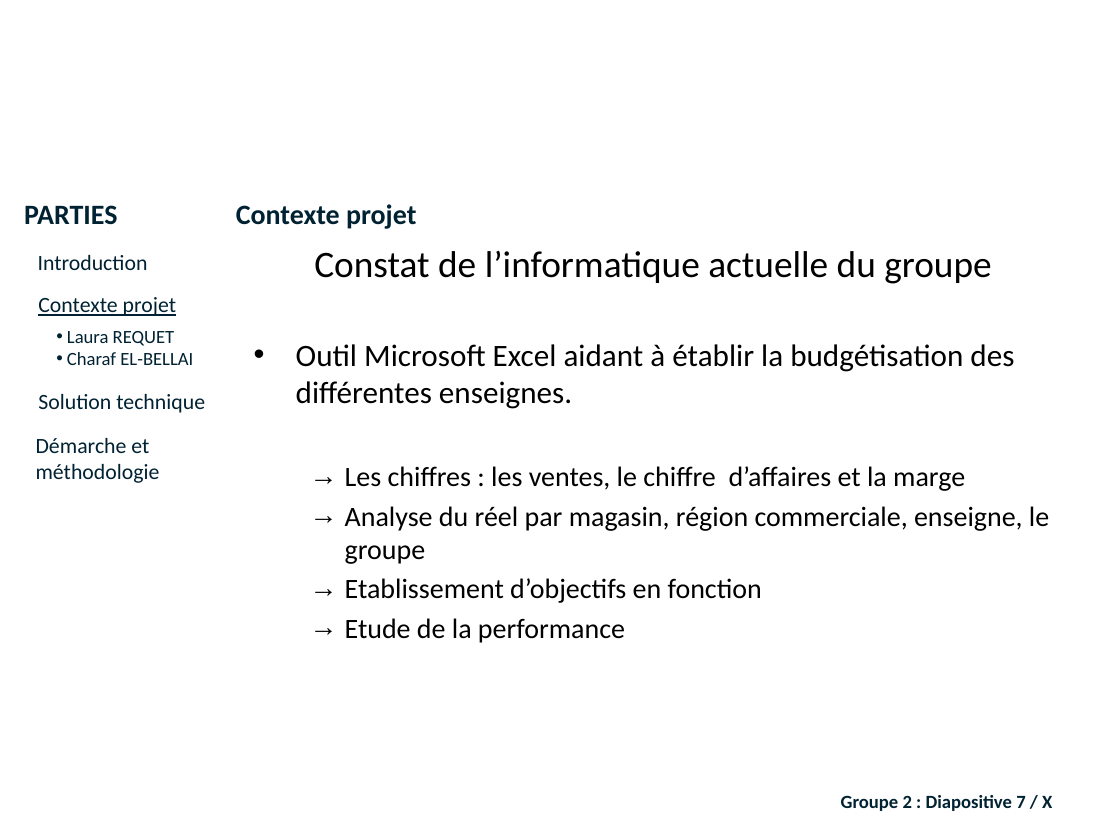
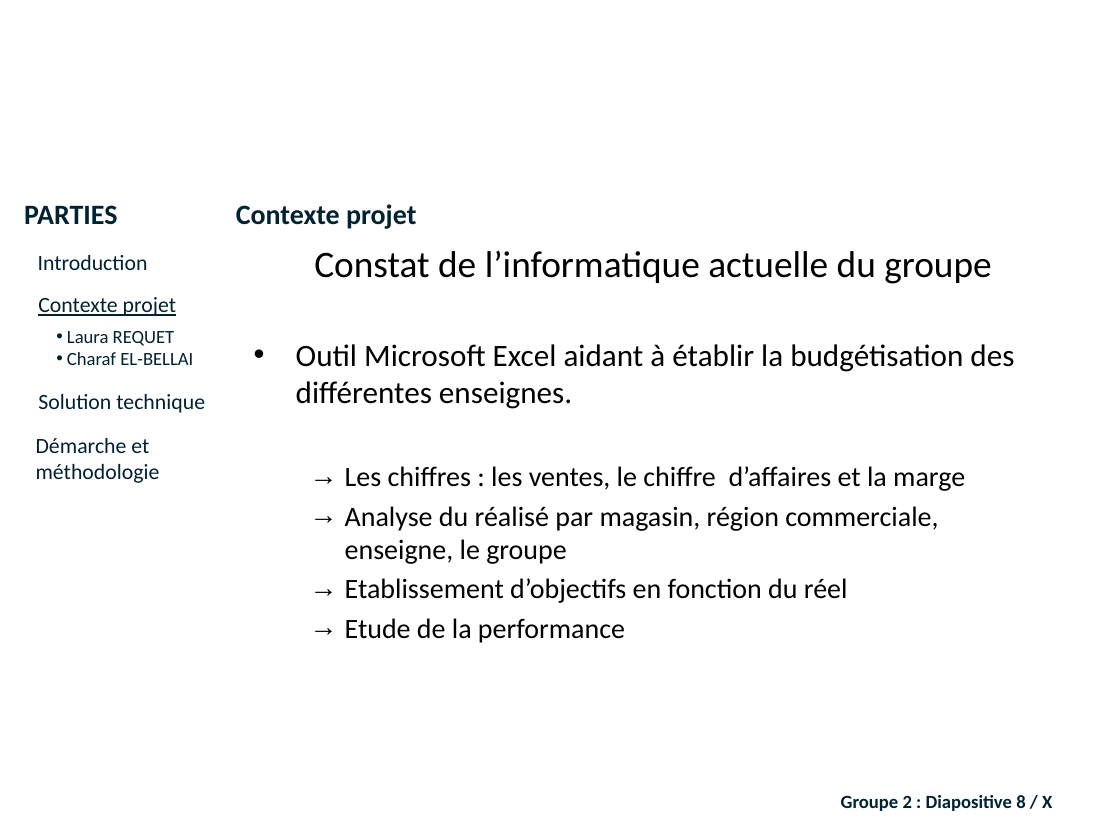
Before and after one commit to lobtec/dartiesgroupe2, a slide deck: slide 8 of PROJET/Soutenance Finale/Présentation finale.pptx (slide 7 before the commit). Drawn at 1120x840 pixels with LibreOffice and Linux fonts; fonts in the diff are those of the drawing; background and template pictures are left out. Boxes give left, top, right and bottom in pixels: in the first picture for what was removed or moved away, otherwise in the second. Text is boxed around its words. In the diff, an @@ line names an element or a change of style, - is before the commit and + after.

```diff
--- a/PROJET/Soutenance Finale/Présentation finale.pptx
+++ b/PROJET/Soutenance Finale/Présentation finale.pptx
@@ text at (345,506,938,603): text changed @@
-  → Analyse du réel par magasin, région commerciale, enseigne, le groupe
-  → Etablissement d’objectifs en fonction
+  → Analyse du réalisé par magasin, région commerciale, enseigne, le groupe
+  → Etablissement d’objectifs en fonction du réel
@@ text at (841,795,1052,811): text changed @@
-Groupe 2 : Diapositive 7 / X
+Groupe 2 : Diapositive 8 / X
```
Also in this commit, not shown: 12 other slides changed, 48 slides added, 2 slides removed.
